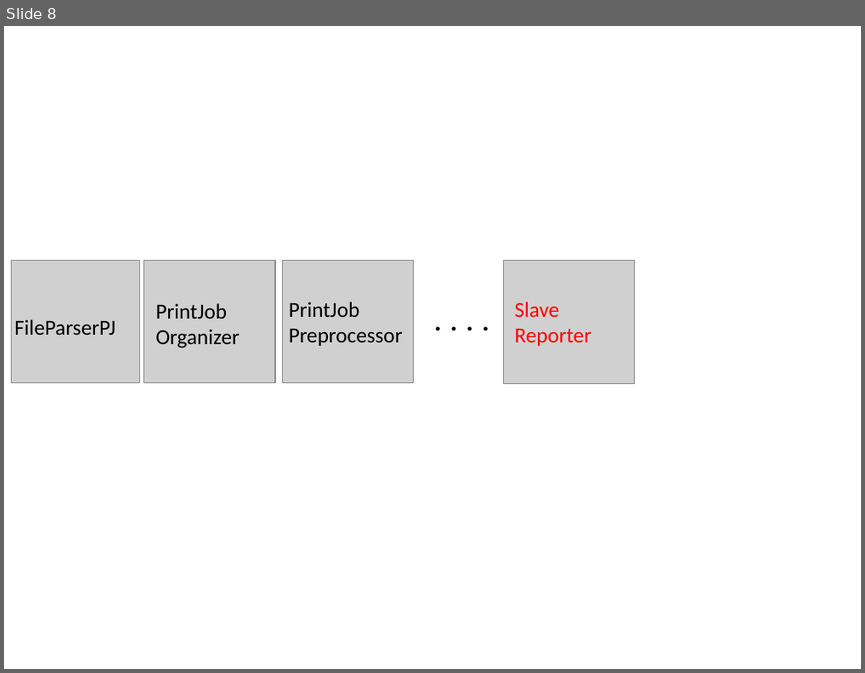
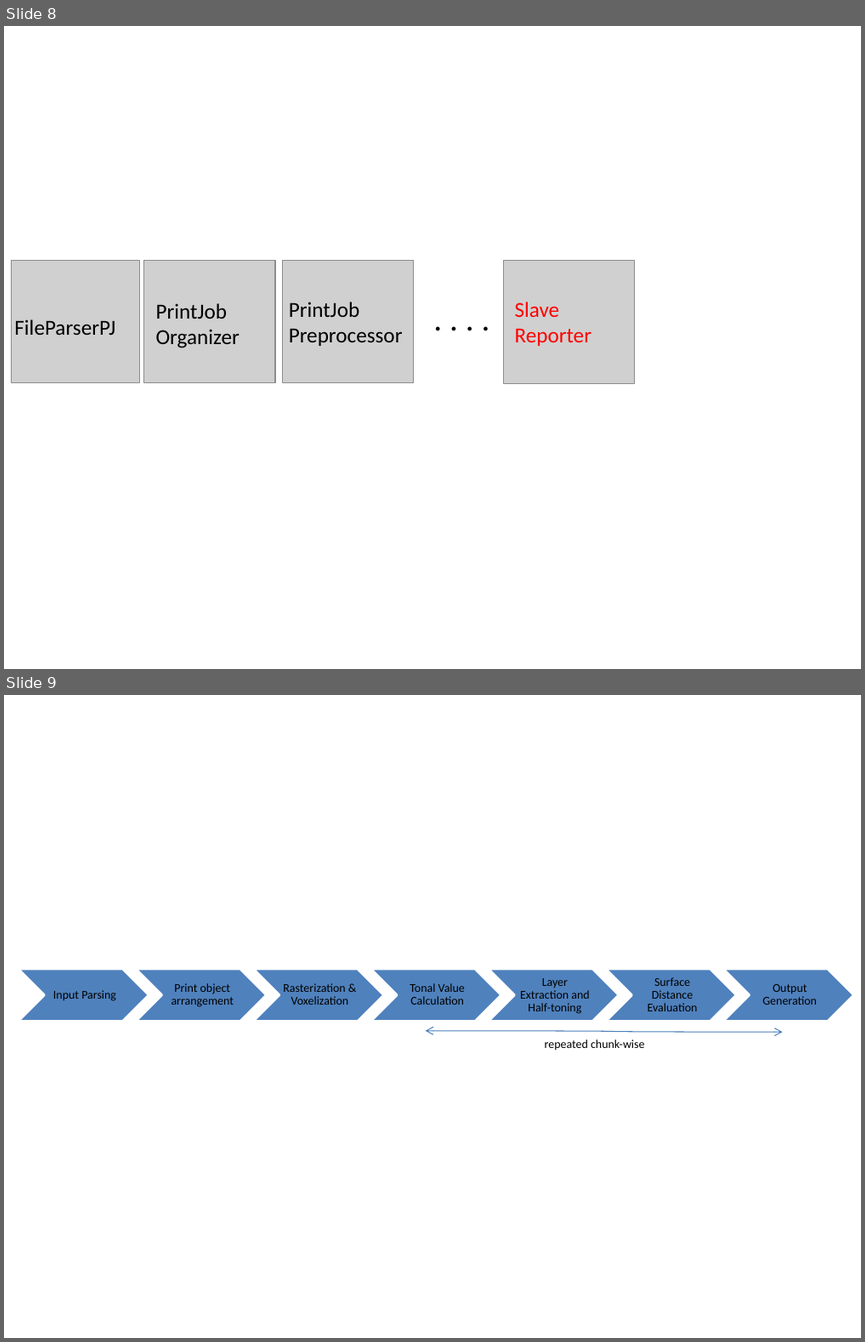
Before and after one commit to bsuman/ThesisDocumentation, a slide deck: pictures.pptx. Shown one above the other, each under a label of ours: slide 8 before the commit, slides 8 and 9 after it. The pictures are 865x673 and 865x1342 pixels, drawn with LibreOffice and Linux fonts; fonts in the diff are those of the drawing; grey boxes stand for pictures. Boxes give left, top, right and bottom in pixels: in the first picture for what was removed or moved away, otherwise in the second. Text is boxed around its words. In the diff, an @@ line names an element or a change of style, - is before the commit and + after.

Commit message:
added pipeline

```diff
--- a/pictures.pptx
+++ b/pictures.pptx
@@ slide 9 added at bbox=[4, 695, 861, 1338], background #FFFFFF @@
@@ group added at bbox=[18, 970, 853, 1021]: 7 chevrons, 7 texts @@
+Input Parsing
+Print object arrangement
+Rasterization & Voxelization
+Tonal Value Calculation
+Layer Extraction and Half-toning
+Surface Distance Evaluation
+Output Generation
@@ curved double arrow added from (426, 1031) to (782, 1032), #4B7EBC 0.75 pt @@
@@ text added at bbox=[545, 1039, 645, 1050], 10 pt, text #000000 @@
+repeated chunk-wise
```
